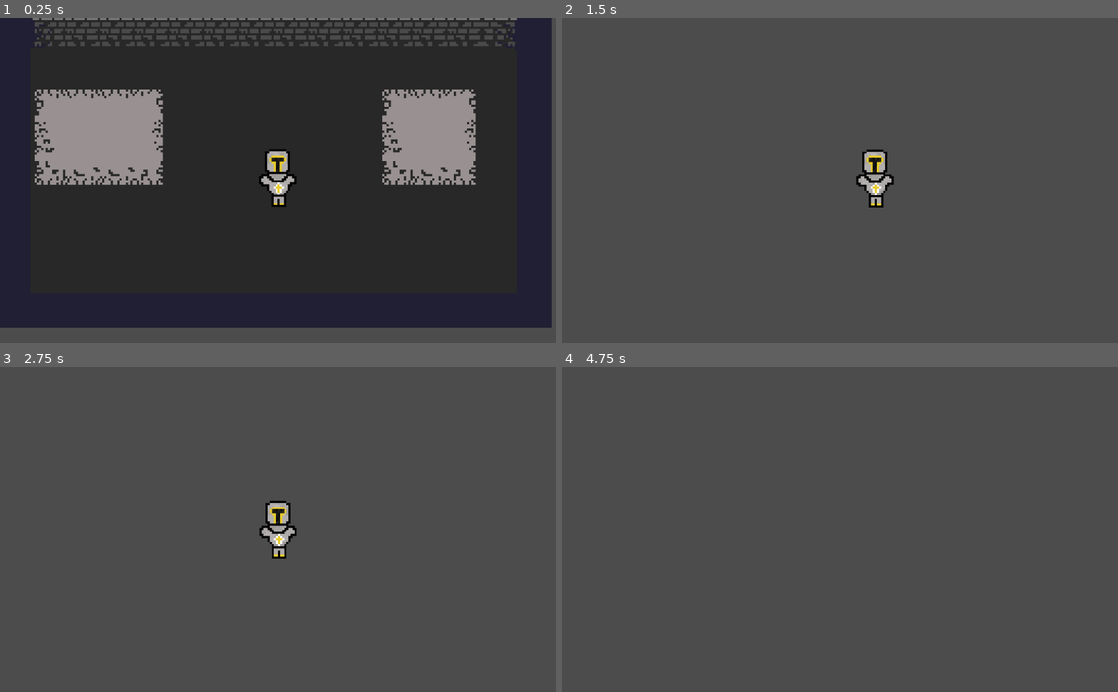
Above: before the commit, frames 1-4 (two rows, left to right).
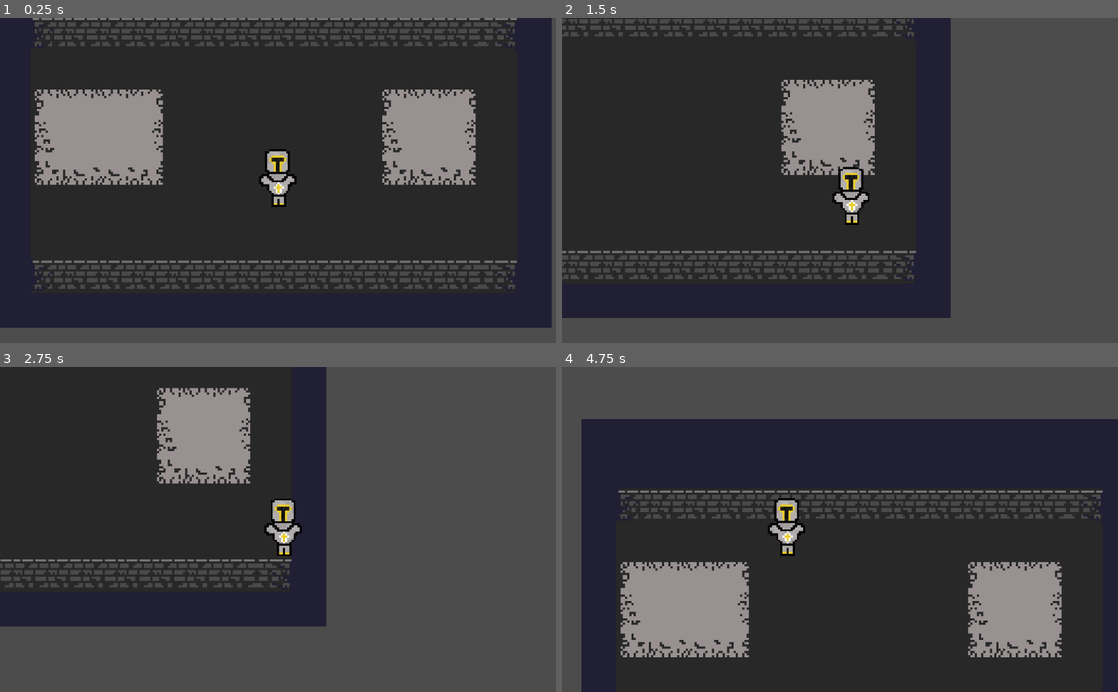
Above: after the commit, the same moments.

Repository: scoot274/APCS-Final
Game: Godot game, scene res://Experiment.tscn
The game is run twice, just before and just after one commit, with the same random seed, the same clock (stepped at 60 frames per second) and the same inputs.
Inputs:
- Up to frame 1 (0.25 s): no input
- Up to frame 2 (1.5 s): tap Enter at 0.5 s; hold Right (ui_right) 0.53-1.28 s; tap Space (ui_select) at 0.77 s; hold Down (ui_down) from 1.28 s (still down)
- Up to frame 3 (2.75 s): tap Space (ui_select) at 1.52 s; release Down (ui_down) at 2.03 s; hold Right (ui_right) from 2.03 s (still down)
- Up to frame 4 (4.75 s): release Right (ui_right) at 2.78 s; hold Up (ui_up) 2.78-3.53 s; tap Space (ui_select) at 3.02, 3.77, 4.52 s; hold Left (ui_left) from 3.53 s (still down)

The runs differ from the first frame. In frame 1, 3.3% of the frame differs, in the area x 5-93%, y 74-84%; in frame 2, 60%; in frame 3, 45%; in frame 4, 78%, in the area x 3-100%, y 16-100%.

Commit message:
added collisions

Diff:
--- a/Experiment.tscn
+++ b/Experiment.tscn
@@ -1,8 +1,32 @@
-[gd_scene load_steps=5 format=2]
+[gd_scene load_steps=13 format=2]
 
 [ext_resource path="res://Player.tscn" type="PackedScene" id=1]
 [ext_resource path="res://Resources/Sprites/Tilemaps/main_tilemap.png" type="Texture" id=2]
 [ext_resource path="res://Resources/Scripts/Player/CameraFollow.gd" type="Script" id=3]
+
+[sub_resource type="ConvexPolygonShape2D" id=2]
+points = PoolVector2Array( 0, 0, 16, 0, 16, 16, 0, 16 )
+
+[sub_resource type="ConvexPolygonShape2D" id=3]
+points = PoolVector2Array( 0, 0, 16, 0, 16, 16, 0, 16 )
+
+[sub_resource type="ConvexPolygonShape2D" id=4]
+points = PoolVector2Array( 0, 0, 16, 0, 16, 16, 0, 16 )
+
+[sub_resource type="ConvexPolygonShape2D" id=5]
+points = PoolVector2Array( 0, 0, 16, 0, 16, 16, 0, 16 )
+
+[sub_resource type="ConvexPolygonShape2D" id=6]
+points = PoolVector2Array( 0, 0, 16, 0, 16, 16, 0, 16 )
+
+[sub_resource type="ConvexPolygonShape2D" id=7]
+points = PoolVector2Array( 0, 0, 16, 0, 16, 16, 0, 16 )
+
+[sub_resource type="ConvexPolygonShape2D" id=8]
+points = PoolVector2Array( 0, 0, 16, 0, 16, 16, 0, 16 )
+
+[sub_resource type="ConvexPolygonShape2D" id=9]
+points = PoolVector2Array( 0, 0, 16, 0, 16, 16, 0, 16 )
 
 [sub_resource type="TileSet" id=1]
 0/name = "main_tilemap.png 0"
@@ -15,9 +39,22 @@
 0/navigation_offset = Vector2( 0, 0 )
 0/shape_offset = Vector2( 0, 0 )
 0/shape_transform = Transform2D( 1, 0, 0, 1, 0, 0 )
+0/shape = SubResource( 2 )
 0/shape_one_way = false
-0/shape_one_way_margin = 0.0
-0/shapes = [  ]
+0/shape_one_way_margin = 1.0
+0/shapes = [ {
+"autotile_coord": Vector2( 0, 0 ),
+"one_way": false,
+"one_way_margin": 1.0,
+"shape": SubResource( 2 ),
+"shape_transform": Transform2D( 1, 0, 0, 1, 0, 0 )
+}, {
+"autotile_coord": Vector2( 0, 0 ),
+"one_way": false,
+"one_way_margin": 1.0,
+"shape": SubResource( 3 ),
+"shape_transform": Transform2D( 1, 0, 0, 1, 0, 0 )
+} ]
 0/z_index = 0
 1/name = "main_tilemap.png 1"
 1/texture = ExtResource( 2 )
@@ -29,9 +66,22 @@
 1/navigation_offset = Vector2( 0, 0 )
 1/shape_offset = Vector2( 0, 0 )
 1/shape_transform = Transform2D( 1, 0, 0, 1, 0, 0 )
+1/shape = SubResource( 4 )
 1/shape_one_way = false
-1/shape_one_way_margin = 0.0
-1/shapes = [  ]
+1/shape_one_way_margin = 1.0
+1/shapes = [ {
+"autotile_coord": Vector2( 0, 0 ),
+"one_way": false,
+"one_way_margin": 1.0,
+"shape": SubResource( 4 ),
+"shape_transform": Transform2D( 1, 0, 0, 1, 0, 0 )
+}, {
+"autotile_coord": Vector2( 0, 0 ),
+"one_way": false,
+"one_way_margin": 1.0,
+"shape": SubResource( 5 ),
+"shape_transform": Transform2D( 1, 0, 0, 1, 0, 0 )
+} ]
 1/z_index = 0
 2/name = "main_tilemap.png 2"
 2/texture = ExtResource( 2 )
@@ -43,9 +93,22 @@
 2/navigation_offset = Vector2( 0, 0 )
 2/shape_offset = Vector2( 0, 0 )
 2/shape_transform = Transform2D( 1, 0, 0, 1, 0, 0 )
+2/shape = SubResource( 6 )
 2/shape_one_way = false
-2/shape_one_way_margin = 0.0
-2/shapes = [  ]
+2/shape_one_way_margin = 1.0
+2/shapes = [ {
+"autotile_coord": Vector2( 0, 0 ),
+"one_way": false,
+"one_way_margin": 1.0,
+"shape": SubResource( 6 ),
+"shape_transform": Transform2D( 1, 0, 0, 1, 0, 0 )
+}, {
+"autotile_coord": Vector2( 0, 0 ),
+"one_way": false,
+"one_way_margin": 1.0,
+"shape": SubResource( 7 ),
+"shape_transform": Transform2D( 1, 0, 0, 1, 0, 0 )
+} ]
 2/z_index = 0
 3/name = "main_tilemap.png 3"
 3/texture = ExtResource( 2 )
@@ -57,9 +120,22 @@
 3/navigation_offset = Vector2( 0, 0 )
 3/shape_offset = Vector2( 0, 0 )
 3/shape_transform = Transform2D( 1, 0, 0, 1, 0, 0 )
+3/shape = SubResource( 8 )
 3/shape_one_way = false
-3/shape_one_way_margin = 0.0
-3/shapes = [  ]
+3/shape_one_way_margin = 1.0
+3/shapes = [ {
+"autotile_coord": Vector2( 0, 0 ),
+"one_way": false,
+"one_way_margin": 1.0,
+"shape": SubResource( 8 ),
+"shape_transform": Transform2D( 1, 0, 0, 1, 0, 0 )
+}, {
+"autotile_coord": Vector2( 0, 0 ),
+"one_way": false,
+"one_way_margin": 1.0,
+"shape": SubResource( 9 ),
+"shape_transform": Transform2D( 1, 0, 0, 1, 0, 0 )
+} ]
 3/z_index = 0
 4/name = "main_tilemap.png 4"
 4/texture = ExtResource( 2 )
@@ -314,7 +390,7 @@
 21/shapes = [  ]
 21/z_index = 0
 
-[node name="World" type="Node2D"]
+[node name="World" type="YSort"]
 
 [node name="Camera2D" type="Camera2D" parent="."]
 position = Vector2( 520, 368 )
@@ -327,7 +403,9 @@
 tile_set = SubResource( 1 )
 cell_size = Vector2( 16, 16 )
 format = 1
-tile_data = PoolIntArray( -65536, 3, 0, -65535, 3, 0, -65534 …(1959 unchanged characters)… 0, 458785, 0, 0, 524288, 3, 0, 524289, 21, 0, 524290, 21, 0, 524291, 21, 0, 524292, 21, 0, 524293, 21, 0, 524294, 21, 0, 524295, 21, 0, 524296, 21, 0, 524297, 21, 0, 524298, 21, 0, 524299, 21, 0, 524300, 21, 0, 524301, 21, 0, 524302, 21, 0, 524303, 3, 0, 589824, 3, 0, 589825 …(204 unchanged characters)…
+tile_data = PoolIntArray( -65536, 3, 0, -65535, 3, 0, -65534 …(1959 unchanged characters)… 0, 458785, 0, 0, 524288, 3, 0, 524289, 2, 0, 524290, 0, 0, 524291, 0, 0, 524292, 0, 0, 524293, 0, 0, 524294, 0, 0, 524295, 0, 0, 524296, 0, 0, 524297, 0, 0, 524298, 0, 0, 524299, 0, 0, 524300, 0, 0, 524301, 0, 0, 524302, 1, 0, 524303, 3, 0, 589824, 3, 0, 589825 …(204 unchanged characters)…
 
 [node name="Player" parent="." instance=ExtResource( 1 )]
 position = Vector2( 520, 368 )
+speed = 15000
+dashSpeed = 8000
--- a/Resources/Scripts/Player/CameraFollow.gd
+++ b/Resources/Scripts/Player/CameraFollow.gd
@@ -4,7 +4,6 @@
 
 func _ready():
 	print("CameraFollow Initialized")
-	print(player.position.x)
 	pass
 
 func _process(delta):
